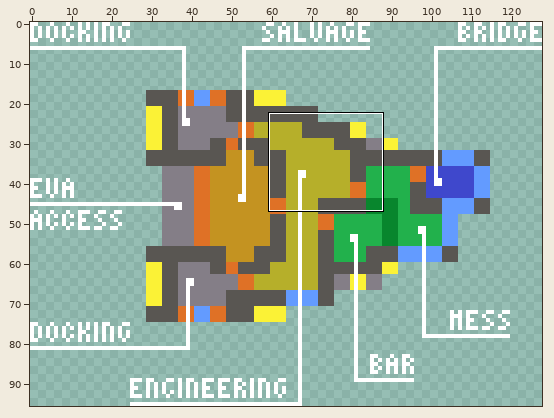
Sprite sheet -- Resources/Textures/_NF/Guidebook/shuttle_maps/128x96.rsi/kestrel.png. Above: a wide view before the commit, with the close-up outlined.
Close-up. Old version:
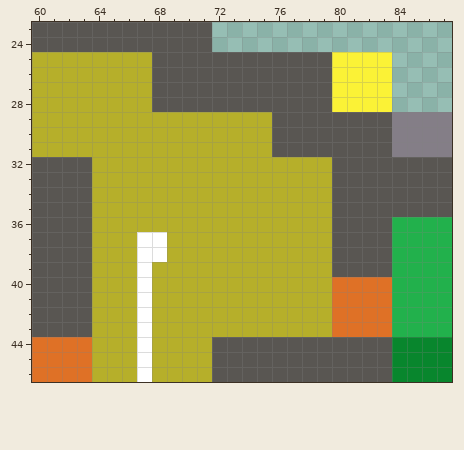
The file is 128x96 pixels. Shown: x 60..87, y 23..46.
New version:
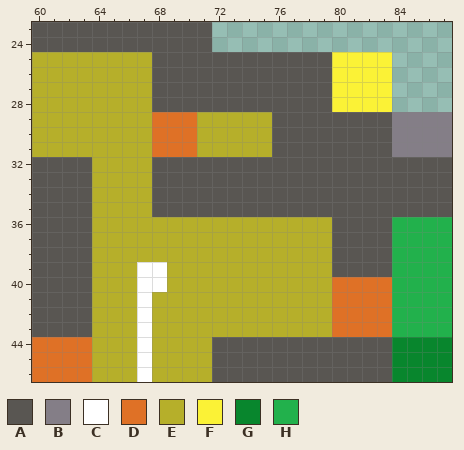
Palette (. is transparent): A #595652  B #847e87  C #ffffff  D #df7126  E #b6af2a  F #fbf236  G #08862d  H #22b14c
Change:
y 29..31: x 68..70 EEE -> DDD
y 32..35: x 68..79 EEEEEEEEEEEE -> AAAAAAAAAAAA
y 37..38: x 67..68 CC -> EE
y 39..40: x 68 E -> C
Boxes around the changes in both close-ups, in picture pixels (x1, y1, x2, y2):
changed: (137, 112, 332, 292)
